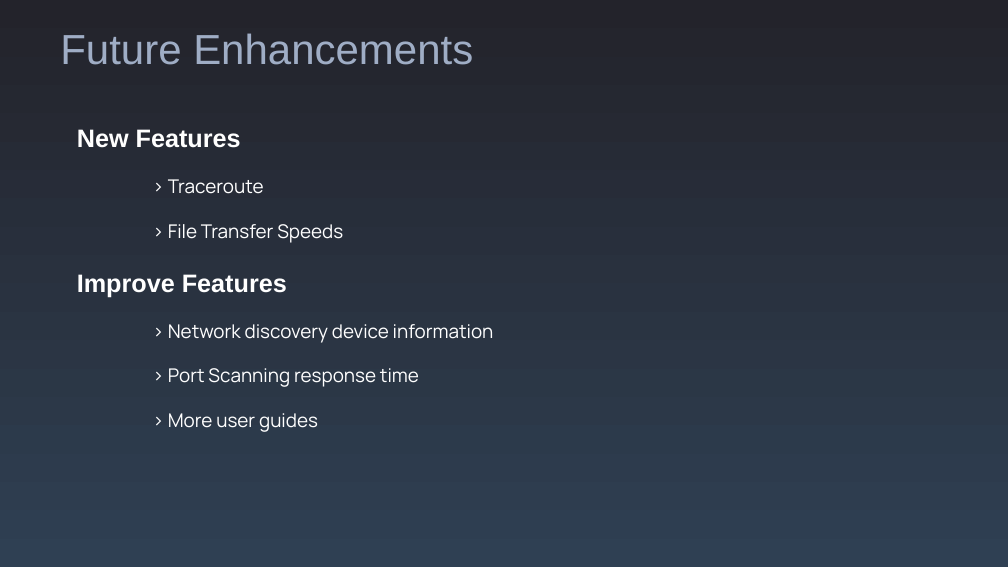
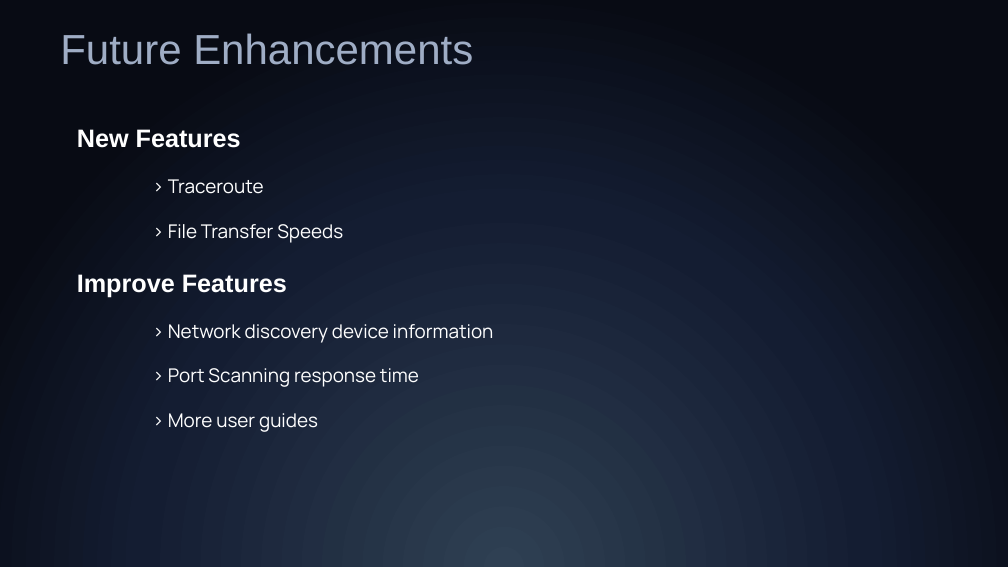
Before and after one commit to CEStrobl/nightwatch, a slide deck: slide 9 of documentation/NightWatch-Presentation.pptx. Drawn at 1008x567 pixels with LibreOffice and Linux fonts; fonts in the diff are those of the drawing. Boxes give left, top, right and bottom in pixels: in the first picture for what was removed or moved away, otherwise in the second. Text is boxed around its words. In the diff, an @@ line names an element or a change of style, - is before the commit and + after.

```diff
--- a/documentation/NightWatch-Presentation.pptx
+++ b/documentation/NightWatch-Presentation.pptx
@@ background gradient #23232B to #2F4053 to gradient #2F4053 to #141D32 to #080B14 @@
```
Also in this commit, not shown: 9 other slides changed.
